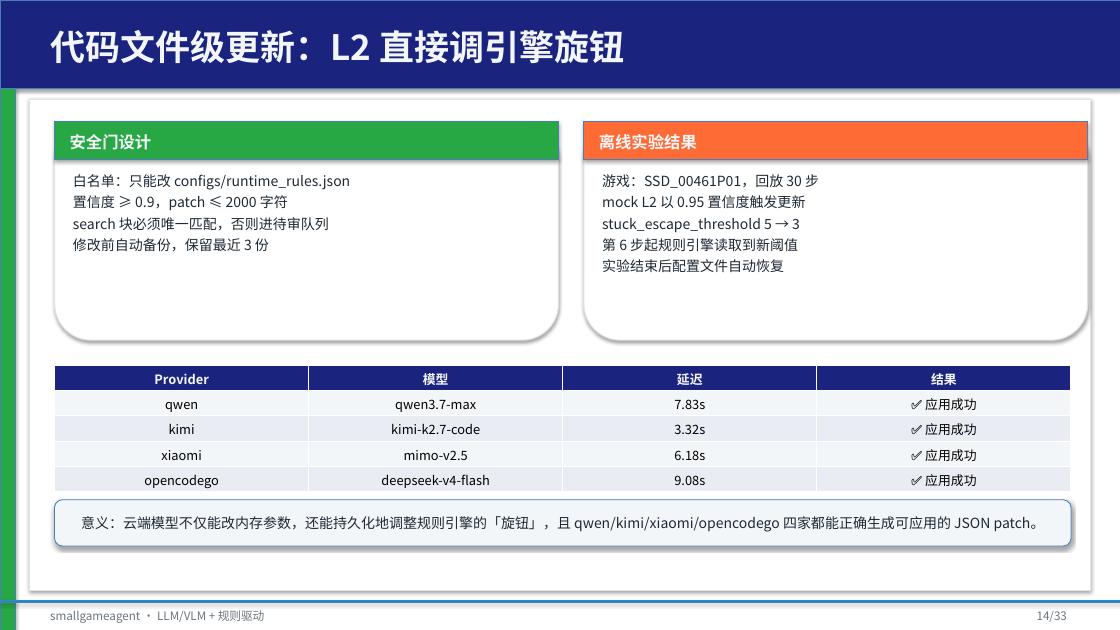
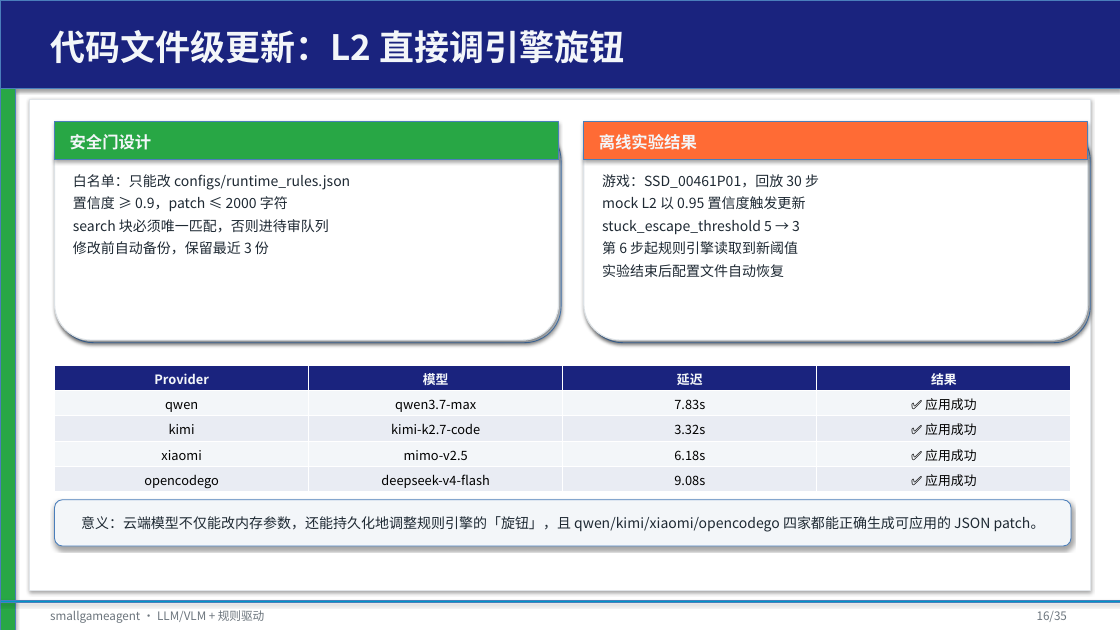
Before and after one commit to tzhazuma/smallgameagent, a slide deck: slide 16 of reports/smallgameagent_report.pptx (slide 14 before the commit). Drawn at 1120x630 pixels with LibreOffice and Linux fonts; fonts in the diff are those of the drawing. Boxes give left, top, right and bottom in pixels: in the first picture for what was removed or moved away, otherwise in the second. Text is boxed around its words. In the diff, an @@ line names an element or a change of style, - is before the commit and + after.

Commit message:
feat: multi-provider rule-update threshold sweep, PPT beautification, opencodego smoke fix
- Fix opencodego provider: text+vision now available (deepseek-v4-flash / mimo-v2.5)
- Add §34: multi-provider rule-update threshold sweep on SSD_00461P01
  - rule baseline 0.143; qwen 0.090 (slow, hurt perf); kimi 0.116 (quota fallback)
  - xiaomi 0.012 (unparseable L2); opencodego crashed (Playwright EPIPE)
- Beautify PPT: gradient title, metric cards, humanized intro slide, card shadows
- Regenerate PDF/PPTX with updated content
- Update cloud_provider_smoke_results.json with working opencodego

```diff
--- a/reports/smallgameagent_report.pptx
+++ b/reports/smallgameagent_report.pptx
@@ rounded rectangle added at bbox=[57, 124, 561, 343], fill #D0D5DA, outline #4B7EBC 0.75 pt @@
@@ rounded rectangle added at bbox=[586, 124, 1091, 343], fill #D0D5DA, outline #4B7EBC 0.75 pt @@
@@ text "白名单：只能改 configs/runtime_rules.json" at bbox=[73, 174, 350, 254]: more space between paragraphs @@
@@ text "游戏：SSD_00461P01，回放 30 步" at bbox=[602, 174, 819, 277]: more space between paragraphs @@
@@ text at bbox=[1037, 611, 1067, 622]: text changed @@
-14/33
+16/35
```
Also in this commit, not shown: 32 other slides changed, 2 slides added, 13 other files.
